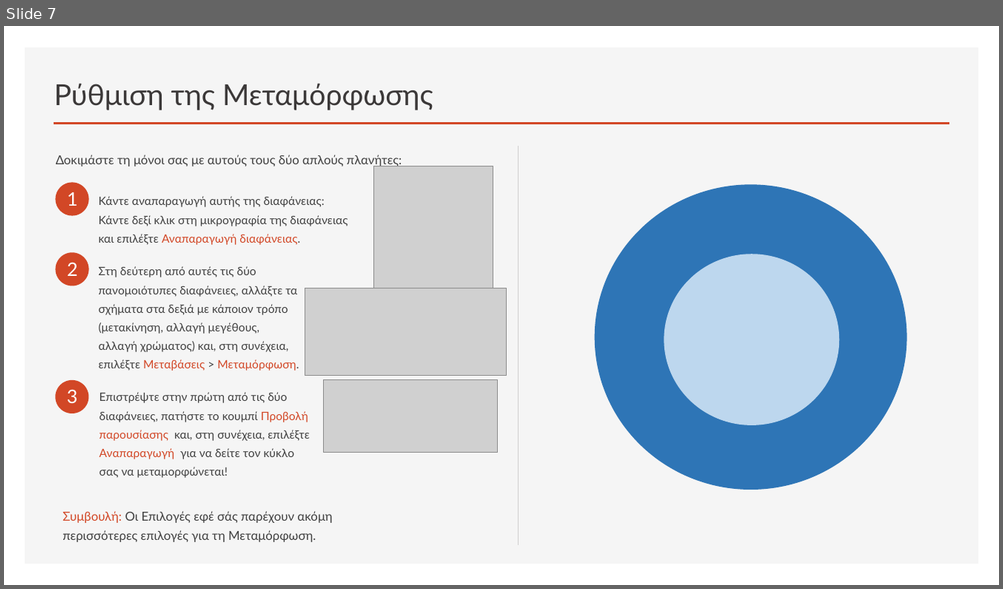
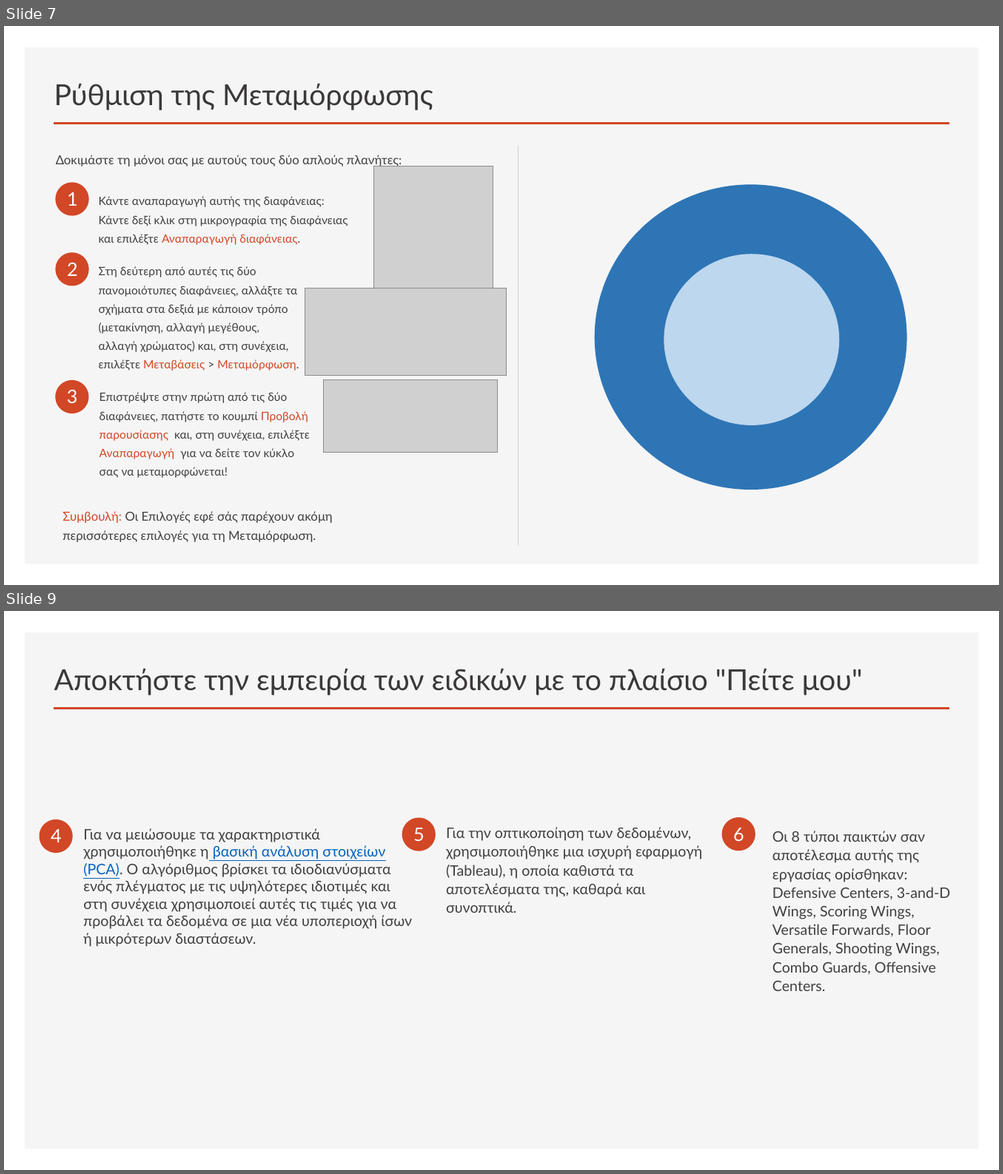
Before and after one commit to nikosbampis/Machine-Learning, a slide deck: machine-learning-12-13.pptx. Shown one above the other, each under a label of ours: slide 7 before the commit, slides 7 and 9 after it; the slides between them are not shown. The pictures are 1003x589 and 1003x1174 pixels, drawn with LibreOffice and Linux fonts; fonts in the diff are those of the drawing; grey boxes stand for pictures. Boxes give left, top, right and bottom in pixels: in the first picture for what was removed or moved away, otherwise in the second. Text is boxed around its words. In the diff, an @@ line names an element or a change of style, - is before the commit and + after.

```diff
--- a/machine-learning-12-13.pptx
+++ b/machine-learning-12-13.pptx
@@ slide 9 added at <box>4,611,999,1170</box>, background #FFFFFF; not listed: 2 template elements that a slide beside it also shows @@
@@ title added at <box>54,668,862,695</box>, 28 pt, text #3B3838 @@
+Αποκτήστε την εμπειρία των ειδικών με το πλαίσιο "Πείτε μου"
@@ ellipse added at <box>39,820,73,854</box>, fill #D24726 @@
@@ text added at <box>51,829,62,843</box>, 18 pt, text #FFFFFF @@
+4
@@ text added at <box>83,829,412,947</box>, 14 pt, text #404040 @@
+Για να μειώσουμε τα χαρακτηριστικά χρησιμοποιήθηκε η βασική ανάλυση στοιχείων (PCA). Ο αλγόριθμος βρίσκει τα ιδιοδιανύσματα ενός πλέγματος με τις υψηλότερες ιδιοτιμές και στη συνέχεια χρησιμοποιεί αυτές τις τιμές για να προβάλει τα δεδομένα σε μια νέα υποπεριοχή ίσων ή μικρότερων διαστάσεων.
@@ ellipse added at <box>401,817,435,851</box>, fill #D24726 @@
@@ text added at <box>413,828,424,841</box>, 18 pt, text #FFFFFF @@
+5
@@ text added at <box>446,827,702,913</box>, 14 pt, text #404040 @@
+Για την οπτικοποίηση των δεδομένων, χρησιμοποιήθηκε μια ισχυρή εφαρμογή (Tableau), η οποία καθιστά τα αποτελέσματα της, καθαρά και συνοπτικά.
@@ ellipse added at <box>722,817,755,851</box>, fill #D24726 @@
@@ text added at <box>733,828,744,841</box>, 18 pt, text #FFFFFF @@
+6
@@ text added at <box>772,831,950,991</box>, 14 pt, text #404040 @@
+Οι 8 τύποι παικτών σαν αποτέλεσμα αυτής της εργασίας ορίσθηκαν: Defensive Centers, 3-and-D Wings, Scoring Wings, Versatile Forwards, Floor Generals, Shooting Wings, Combo Guards, Offensive Centers.
```
Also in this commit, not shown: 2 slides changed, 3 other slides added, 4 slides removed.
